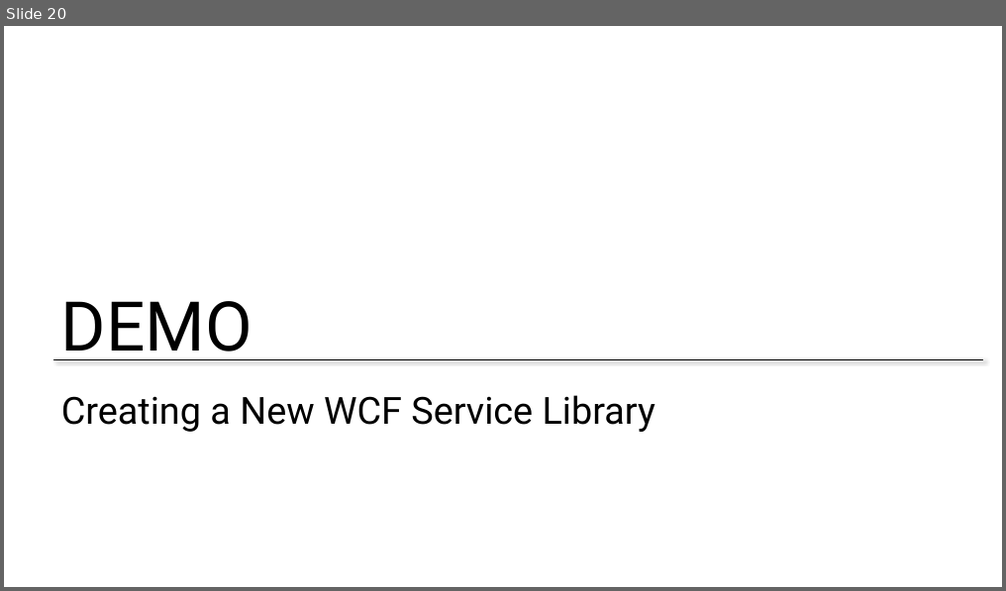
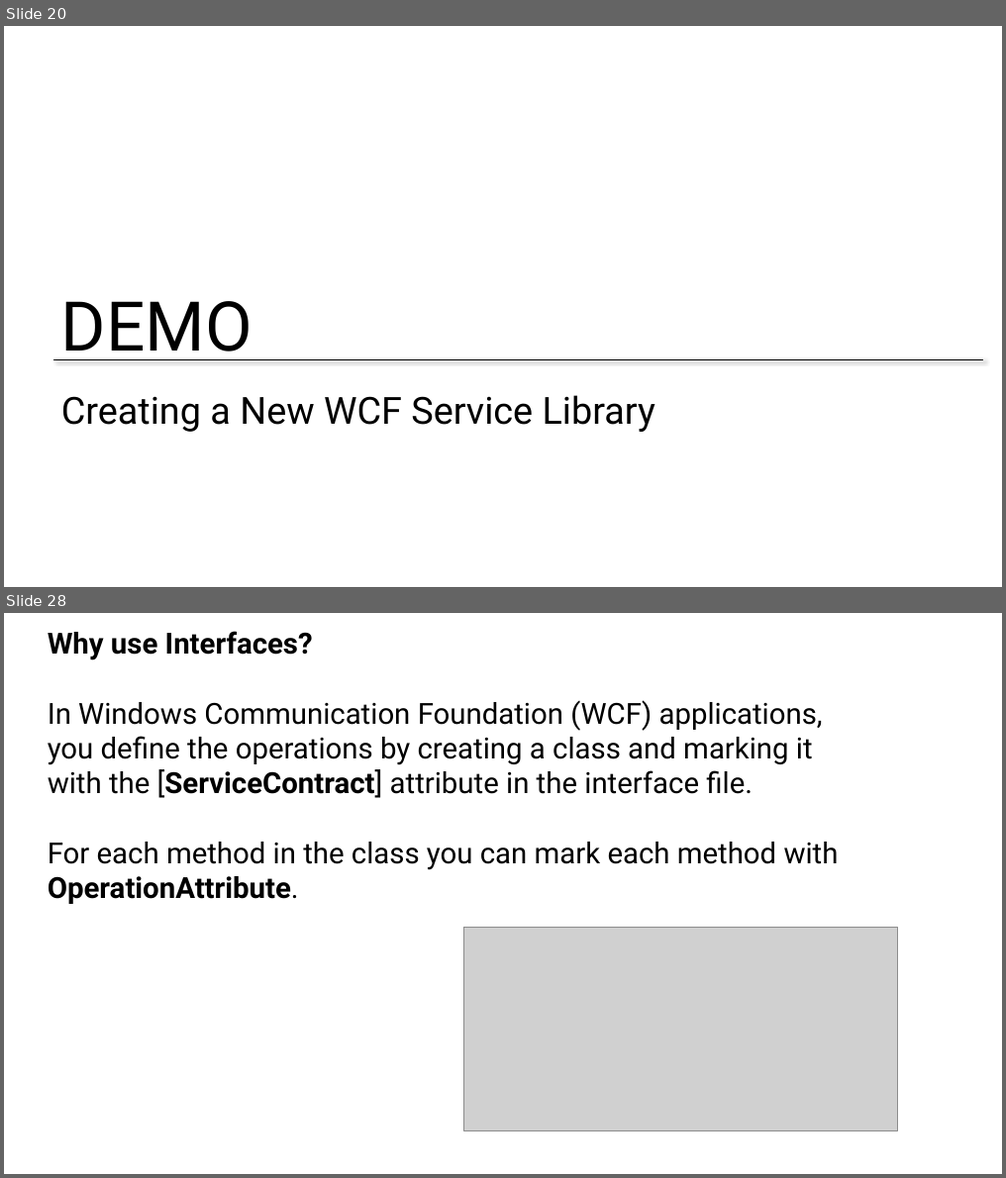
Before and after one commit to BretStateham/MVAWebServicesAndAzure, a slide deck: 01-WCFServices/01-WCFServices.pptx. Shown one above the other, each under a label of ours: slide 20 before the commit, slides 20 and 28 after it; the slides between them are not shown. The pictures are 1006x591 and 1006x1178 pixels, drawn with LibreOffice and Linux fonts; fonts in the diff are those of the drawing; grey boxes stand for pictures; background and template pictures are left out. Boxes give left, top, right and bottom in pixels: in the first picture for what was removed or moved away, otherwise in the second. Text is boxed around its words. In the diff, an @@ line names an element or a change of style, - is before the commit and + after.

```diff
--- a/01-WCFServices/01-WCFServices.pptx
+++ b/01-WCFServices/01-WCFServices.pptx
@@ slide 28 added at (4,613,1002,1174), background #FFFFFF @@
@@ text added at (48,631,839,904), 28 pt, text #000000 @@
+Why use Interfaces?
+In Windows Communication Foundation (WCF) applications, you define the operations by creating a class and marking it with the [ServiceContract] attribute in the interface file.
+For each method in the class you can mark each method with OperationAttribute.
@@ picture added at (463,928,897,1131) @@
```
Also in this commit, not shown: 30 other slides added.
